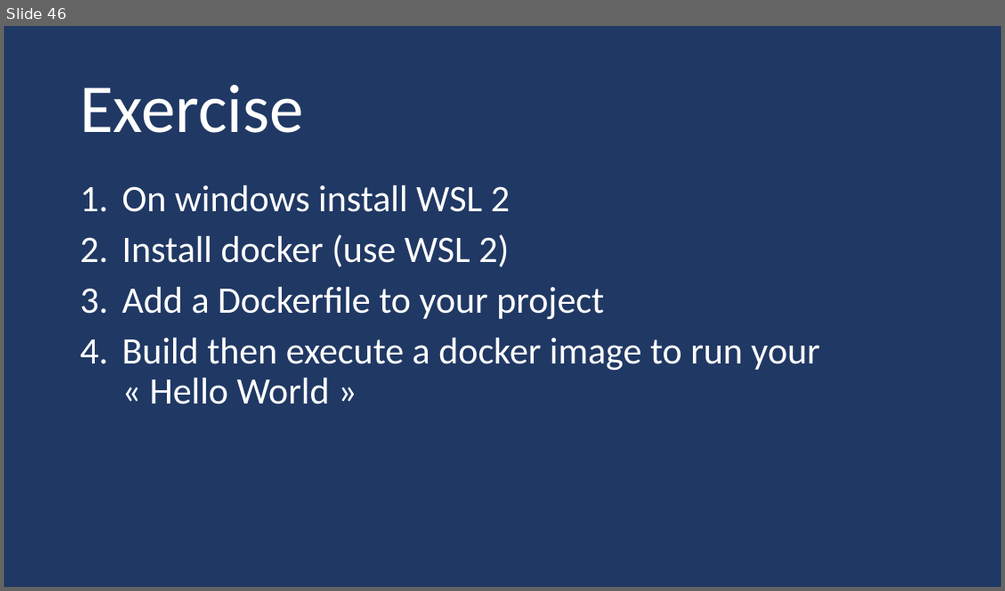
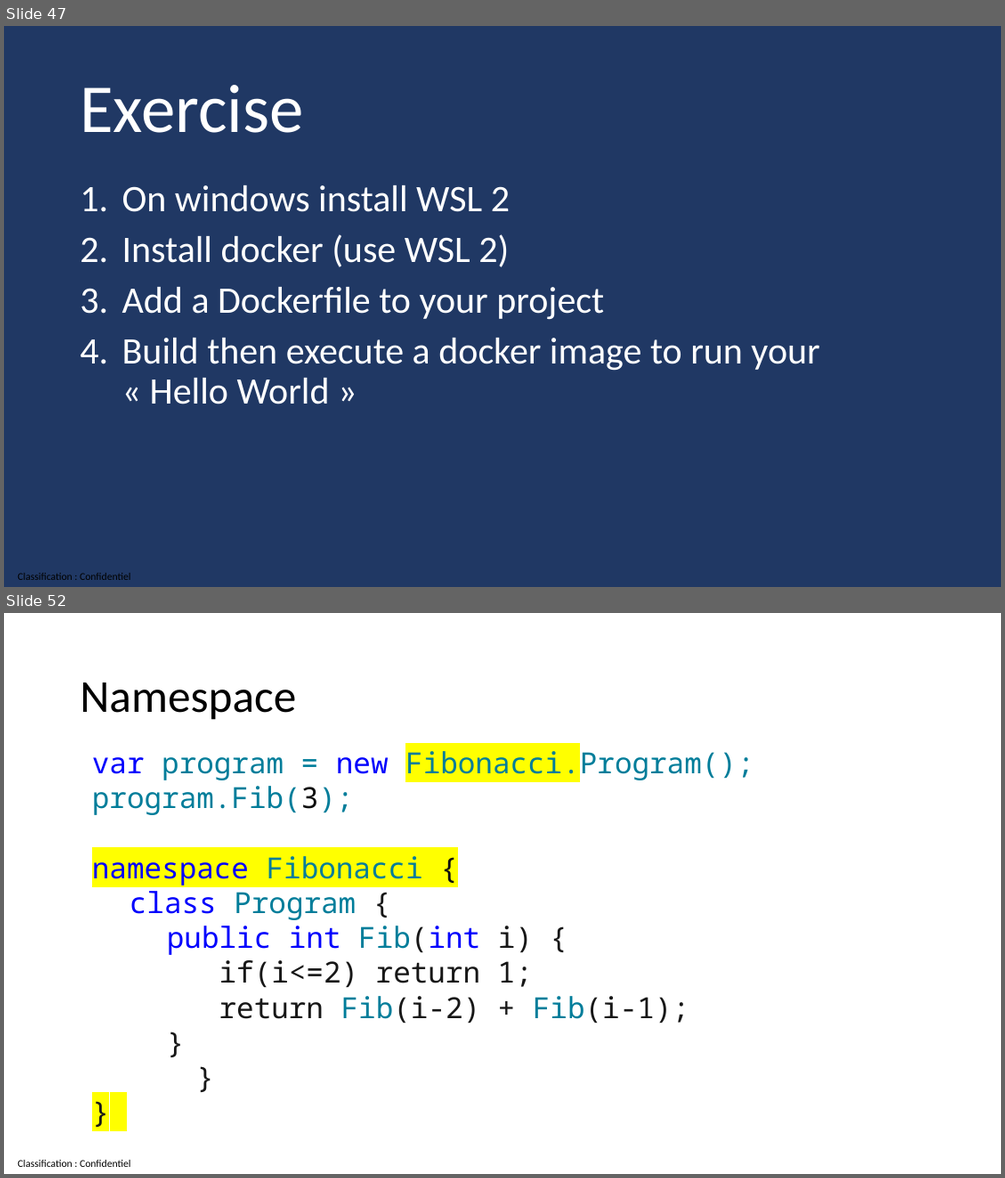
Before and after one commit to guillaume-chervet/course.dotnet, a slide deck: documentations/dotnet6.pptx. Shown one above the other, each under a label of ours: slide 46 before the commit, slides 47 and 52 after it; the slides between them are not shown. The pictures are 1005x591 and 1005x1178 pixels, drawn with LibreOffice and Linux fonts; fonts in the diff are those of the drawing. Boxes give left, top, right and bottom in pixels: in the first picture for what was removed or moved away, otherwise in the second. Text is boxed around its words. In the diff, an @@ line names an element or a change of style, - is before the commit and + after.

Commit message:
update

```diff
--- a/documentations/dotnet6.pptx
+++ b/documentations/dotnet6.pptx
@@ slide 52 added at [4, 613, 1001, 1174], background #FFFFFF; not listed: 1 template element that a slide beside it also shows @@
@@ title added at [80, 682, 296, 720], 44 pt, text #000000 @@
+Namespace
@@ text added at [92, 747, 753, 1023], 28 pt, text #007D9A @@
+var program = new Fibonacci.Program();
+program.Fib(3);
+namespace Fibonacci {
+  class Program {
+    public int Fib(int i) {
+    if(i<=2) return 1;
+    return Fib(i-2) + Fib(i-1);
+    }
+}
+}
@@ what was slide 46 is now slide 47 @@
@@ slide 47 changed as well @@
@@ text added at [17, 572, 130, 580], 10 pt, text #000000 @@
+Classification : Confidentiel
```
Also in this commit, not shown: 193 other slides changed, 3 other slides added, 1 slide removed.
